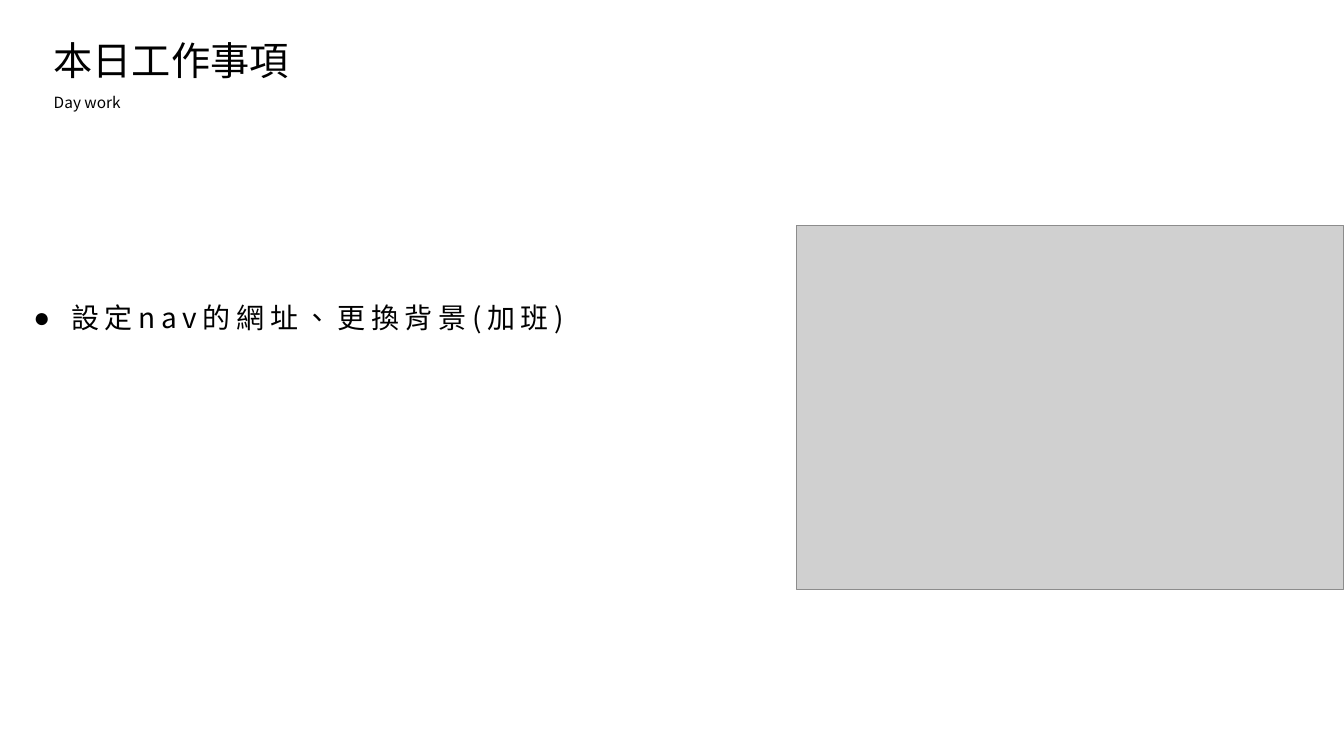
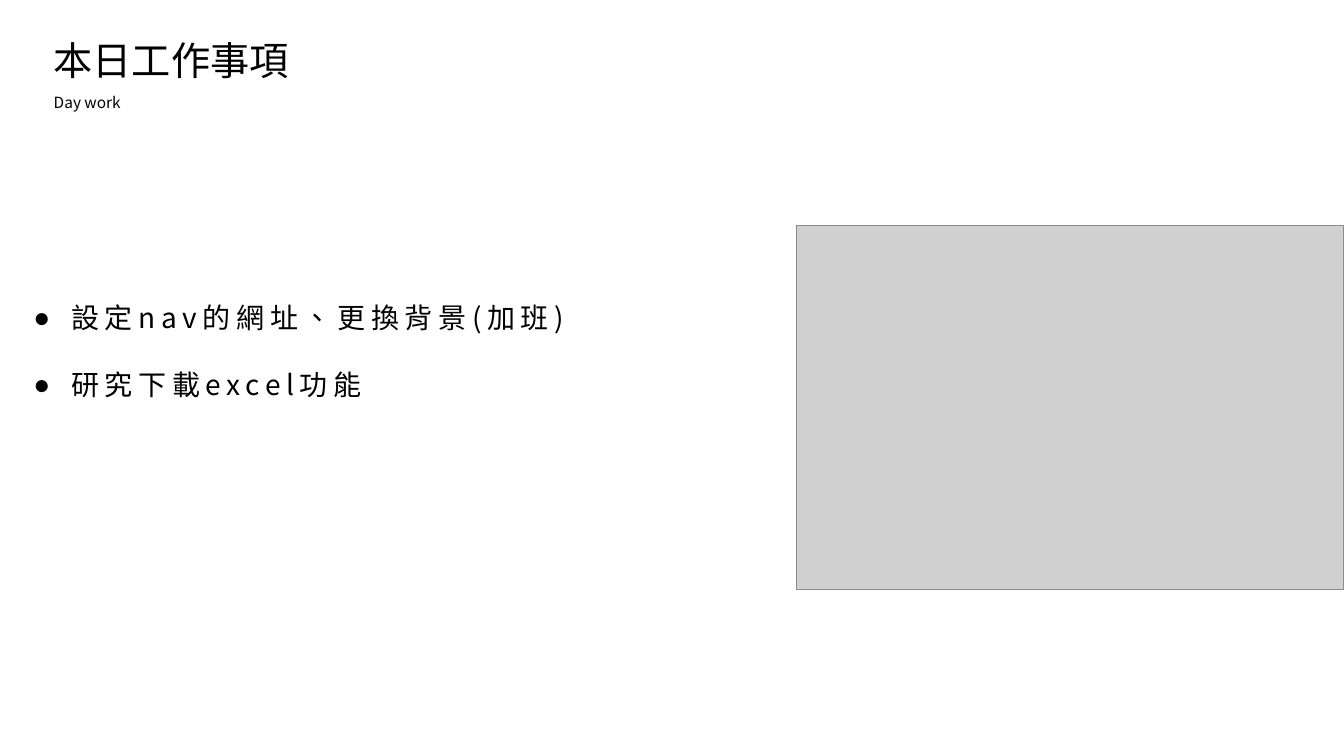
Before and after one commit to king637324/KnowledgeGreenhouseSystem, a slide deck: slide 2 of 工作日報_葉柏漢/2021.11/2021.11.16(加班)_2021.11.17工作日報_葉柏漢.pptx. Drawn at 1344x756 pixels with LibreOffice and Linux fonts; fonts in the diff are those of the drawing; grey boxes stand for pictures. Boxes give left, top, right and bottom in pixels: in the first picture for what was removed or moved away, otherwise in the second. Text is boxed around its words. In the diff, an @@ line names an element or a change of style, - is before the commit and + after.

```diff
--- a/工作日報_葉柏漢/2021.11/2021.11.16(加班)_2021.11.17工作日報_葉柏漢.pptx
+++ b/工作日報_葉柏漢/2021.11/2021.11.16(加班)_2021.11.17工作日報_葉柏漢.pptx
@@ text at [71, 371, 361, 398]: paragraph added @@
+● 研究下載excel功能
```
Also in this commit, not shown: 1 slide added, 1 other file.
